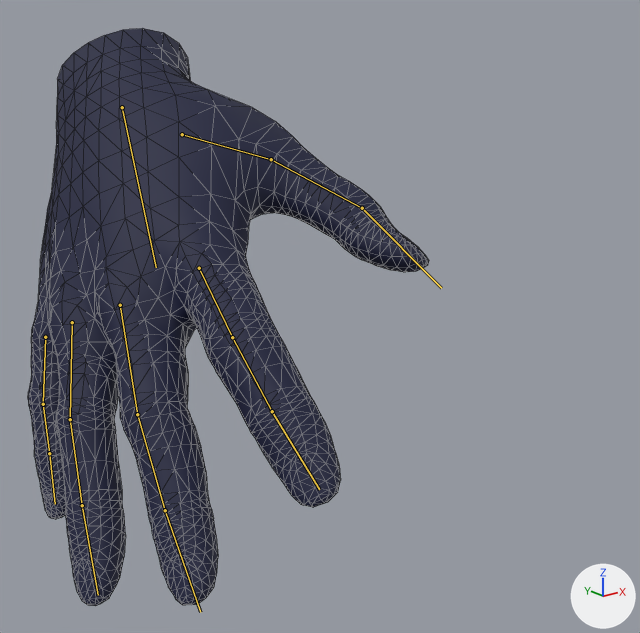
The FBX model RenegadeHomeTour/Assets/_Design/Models/Avatar/HandR.fbx as it was, and as the next commit left it.
Both versions are drawn from a 50 mm lens placed at (-0.172, -0.347, 0.016), pointed at (0.015, -0.113, -0.078). Arrows for +X, +Y and +Z are at lower right; the lights stay in place. The bones that bend it are drawn over the model as lines. Mesh edges are drawn as thin lines.

Names of what the first picture shows: 'RHand'.
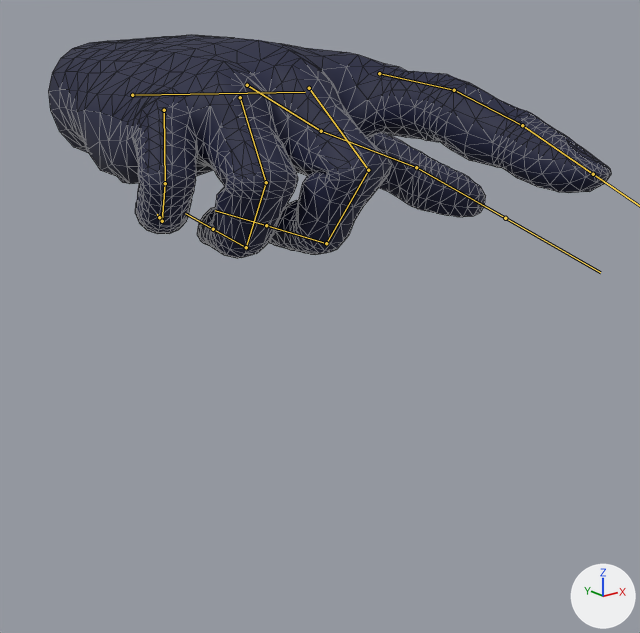
The newer file adds an action. The first version stands in its rest pose; the second is drawn at frame 1 of the action 'RhandRig|RhandRig|RhandRig|RGrab|RhandRig|RGrab'.

Location of each change, (x1, y1, x2, y2) in pixels of the pictures (640 x 633 px):
'RHand', posed (40% wider, 61% shorter): before (28, 28, 429, 606); after (48, 35, 611, 258)
bone 'hand_r', root to tip: before (122, 107) to (156, 267); after (132, 95) to (305, 92)
bone 'middle_01_r', root to tip: before (120, 305) to (137, 414); after (309, 88) to (368, 170)
bone 'middle_02_r', root to tip: before (137, 414) to (165, 510); after (368, 170) to (326, 243)
bone 'middle_03_r', root to tip: before (165, 510) to (200, 612); after (326, 243) to (266, 225)
bone 'pinky_01_r', root to tip: before (45, 337) to (43, 404); after (164, 110) to (165, 183)
bone 'pinky_02_r', root to tip: before (43, 404) to (49, 453); after (165, 183) to (162, 221)
bone 'pinky_03_r', root to tip: before (49, 453) to (55, 504); after (162, 221) to (159, 217)
bone 'ring_01_r', root to tip: before (72, 322) to (70, 419); after (240, 97) to (266, 182)
bone 'ring_02_r', root to tip: before (70, 419) to (82, 505); after (266, 182) to (246, 247)
bone 'ring_03_r', root to tip: before (82, 505) to (98, 595); after (246, 247) to (213, 229)

The edits, one by one:
Object 'RhandRig' (bone_rig_object) moves from (0.0, 0.0, 0.0) to (-0.0043, -0.0003, -0.0045).
Object 'RhandRig' (bone_rig_object) turns from (90, 0, 0) to (79, 43, 33) degrees about its own x, y and z.
Bone 'hand_r' (bone_hand_r) turns from (0, 0, 0) to (-2, 0, -2) degrees about its own x, y and z.
Bone 'middle_01_r' (bone_middle_01_r) moves from (0.0, 0.0, 0.0) to (0.3, 0.4, 1.6).
Bone 'middle_01_r' (bone_middle_01_r) turns from (0, 0, 0) to (20, -10, -3) degrees about its own x, y and z.
Bone 'middle_02_r' (bone_middle_02_r) turns from (0, 0, 0) to (84, 4, -19) degrees about its own x, y and z.
Bone 'middle_03_r' (bone_middle_03_r) turns from (0, 0, 0) to (45, 7, -14) degrees about its own x, y and z.
Bone 'pinky_01_r' (bone_pinky_01_r) moves from (0.0, 0.0, 0.0) to (0.3, 0.0, -1.7).
Bone 'pinky_01_r' (bone_pinky_01_r) turns from (0, 0, 0) to (32, -5, 13) degrees about its own x, y and z.
Bone 'pinky_02_r' (bone_pinky_02_r) turns from (0, 0, 0) to (66, -6, 13) degrees about its own x, y and z.
Bone 'pinky_03_r' (bone_pinky_03_r) turns from (0, 0, 0) to (41, -2, 5) degrees about its own x, y and z.
Bone 'ring_01_r' (bone_ring_01_r) moves from (0.0, 0.0, 0.0) to (0.1, 0.7, 0.9).
Bone 'ring_01_r' (bone_ring_01_r) turns from (0, 0, 0) to (27, -8, 0) degrees about its own x, y and z.
Bone 'ring_02_r' (bone_ring_02_r) turns from (0, 0, 0) to (79, 3, 0) degrees about its own x, y and z.
Bone 'ring_03_r' (bone_ring_03_r) turns from (0, 0, 0) to (47, 0, -2) degrees about its own x, y and z.
